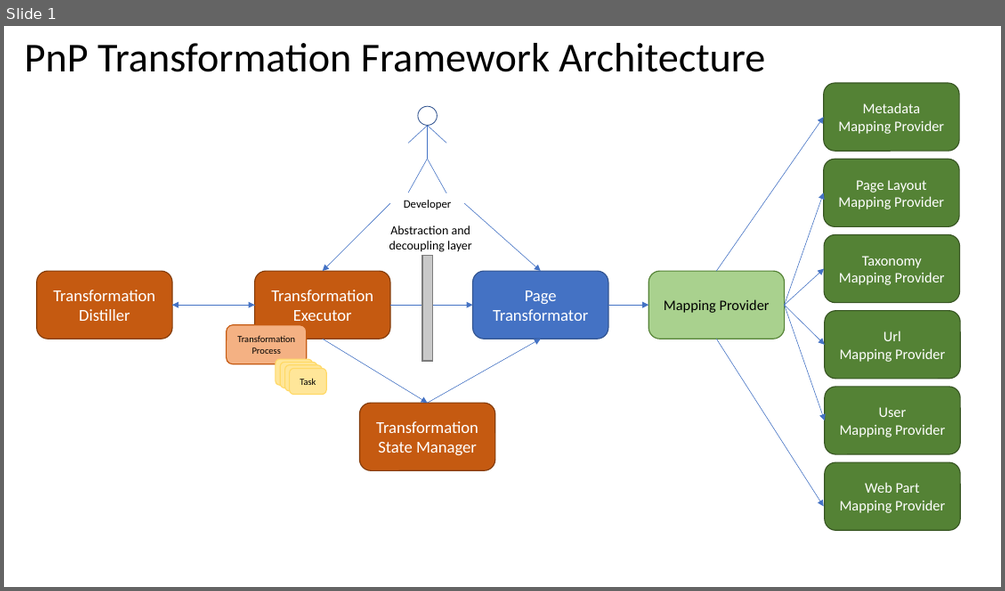
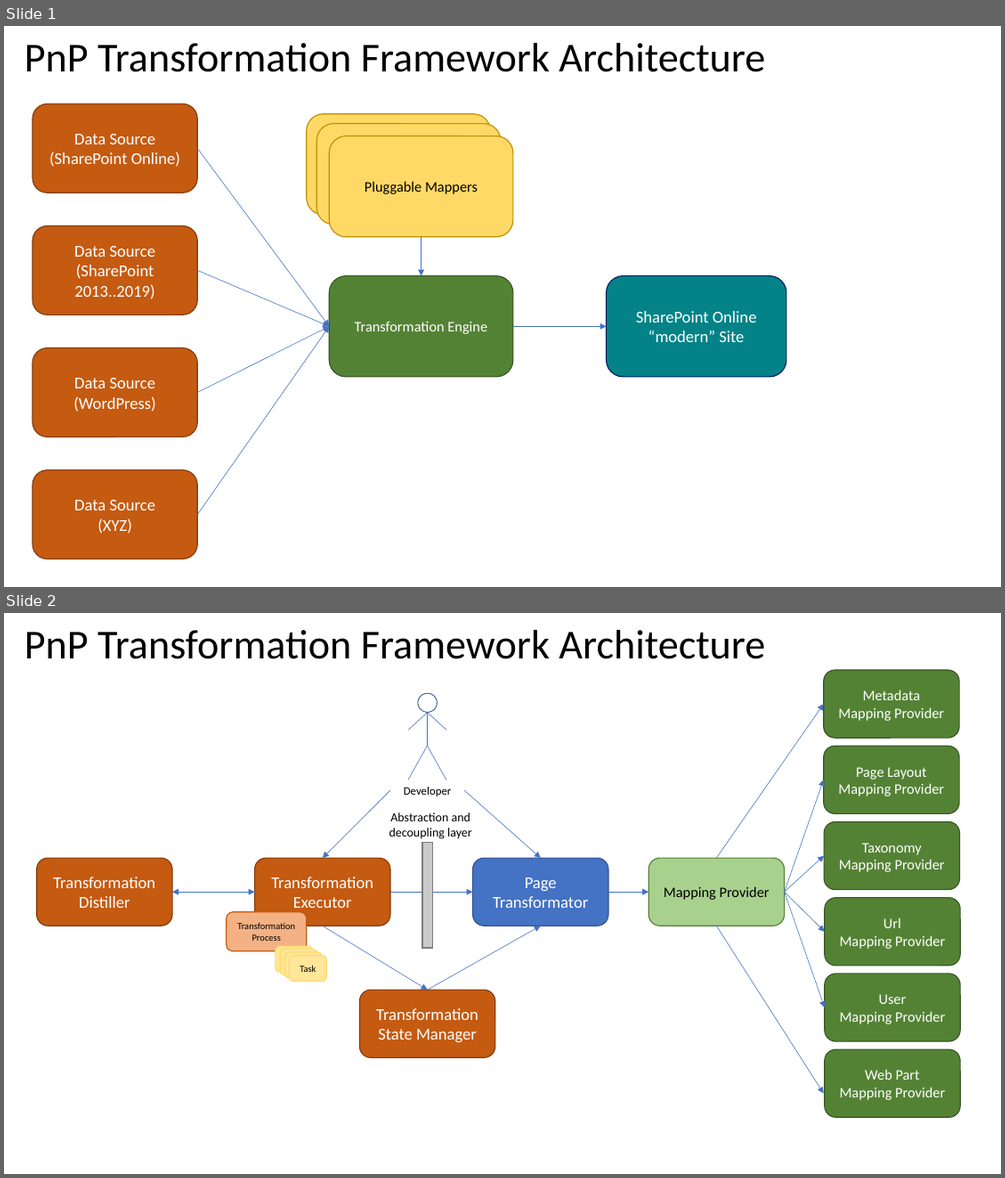
Before and after one commit to pnp/pnpcore, a slide deck: docs/PnP Transformation Framework Architecture.pptx. Shown one above the other, each under a label of ours: slide 1 before the commit, slides 1 and 2 after it. The pictures are 1005x591 and 1005x1178 pixels, drawn with LibreOffice and Linux fonts; fonts in the diff are those of the drawing. Boxes give left, top, right and bottom in pixels: in the first picture for what was removed or moved away, otherwise in the second. Text is boxed around its words. In the diff, an @@ line names an element or a change of style, - is before the commit and + after.

```diff
--- a/docs/PnP Transformation Framework Architecture.pptx
+++ b/docs/PnP Transformation Framework Architecture.pptx
@@ slide 1 added at <box>4,26,1001,587</box>, background #FFFFFF @@
@@ title added at <box>24,43,765,72</box>, 39.6 pt, text #000000 @@
+PnP Transformation Framework Architecture
@@ rounded rectangle added at <box>32,103,198,192</box>, fill #C55A11, outline #843C0B 1 pt, 16 pt, text #FFFFFF @@
+Data Source (SharePoint Online)
@@ rounded rectangle added at <box>307,114,491,216</box>, fill #FFD966, outline #BF9000 1 pt @@
@@ rounded rectangle added at <box>316,124,501,224</box>, fill #FFD966, outline #BF9000 1 pt, 14 pt, text #000000 @@
+Pluggable Mappers
@@ arrow added from (198, 149) to (329, 327), #4472C4 0.5 pt @@
@@ rounded rectangle added at <box>329,136,513,237</box>, fill #FFD966, outline #BF9000 1 pt, 14 pt, text #000000 @@
+Pluggable Mappers
@@ rounded rectangle added at <box>32,225,198,314</box>, fill #C55A11, outline #843C0B 1 pt, 16 pt, text #FFFFFF @@
+Data Source (SharePoint 2013..2019)
@@ arrow added from (421, 237) to (421, 276), #4472C4 0.5 pt @@
@@ arrow added from (198, 271) to (329, 327), #4472C4 0.5 pt @@
@@ rounded rectangle added at <box>329,276,513,377</box>, fill #548235, outline #385723 1 pt, 14 pt, text #FFFFFF @@
+Transformation Engine
@@ rounded rectangle added at <box>606,276,786,377</box>, fill #038387, outline #002060 1 pt, 16 pt, text #FFFFFF @@
+SharePoint Online “modern” Site
@@ arrow added from (198, 393) to (329, 327), #4472C4 0.5 pt @@
@@ arrow added from (198, 515) to (329, 327), #4472C4 0.5 pt @@
@@ arrow added from (513, 327) to (606, 327), #4472C4 0.5 pt @@
@@ rounded rectangle added at <box>32,347,198,436</box>, fill #C55A11, outline #843C0B 1 pt, 16 pt, text #FFFFFF @@
+Data Source (WordPress)
@@ rounded rectangle added at <box>32,470,198,559</box>, fill #C55A11, outline #843C0B 1 pt, 16 pt, text #FFFFFF @@
+Data Source
+(XYZ)
@@ what was slide 1 is now slide 2 @@
```
Also in this commit, not shown: 22 other files.
